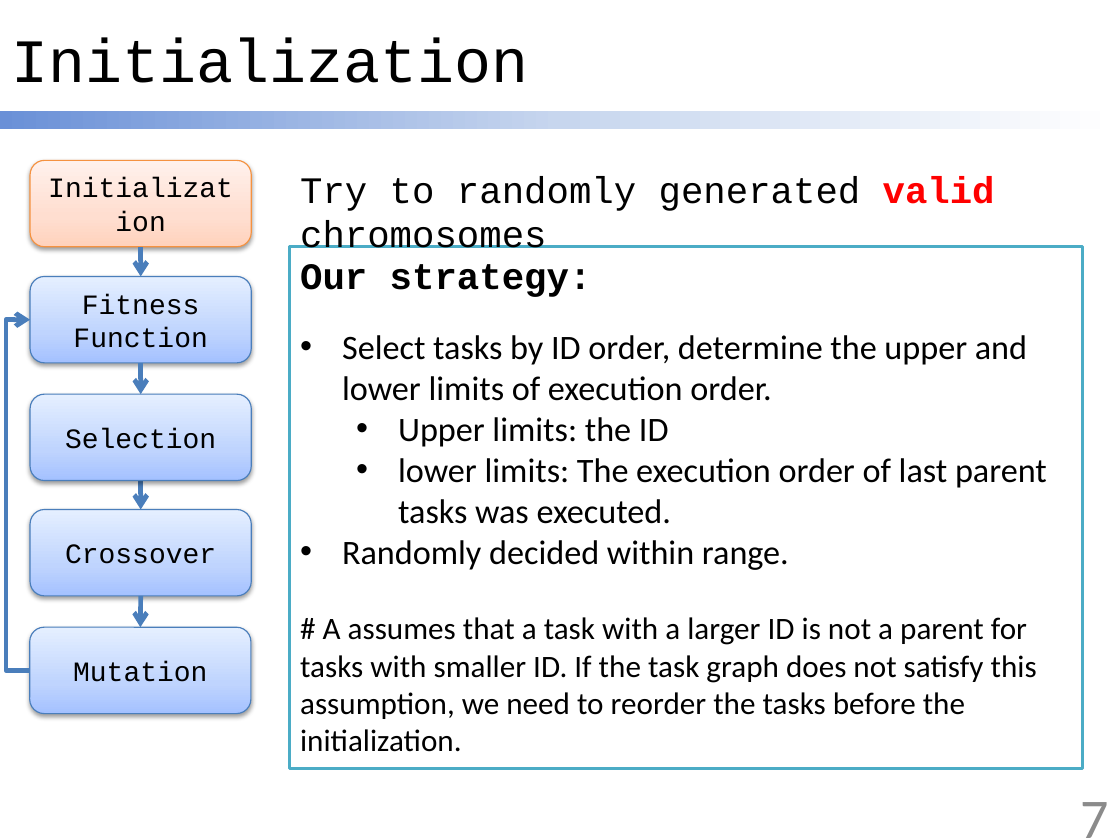
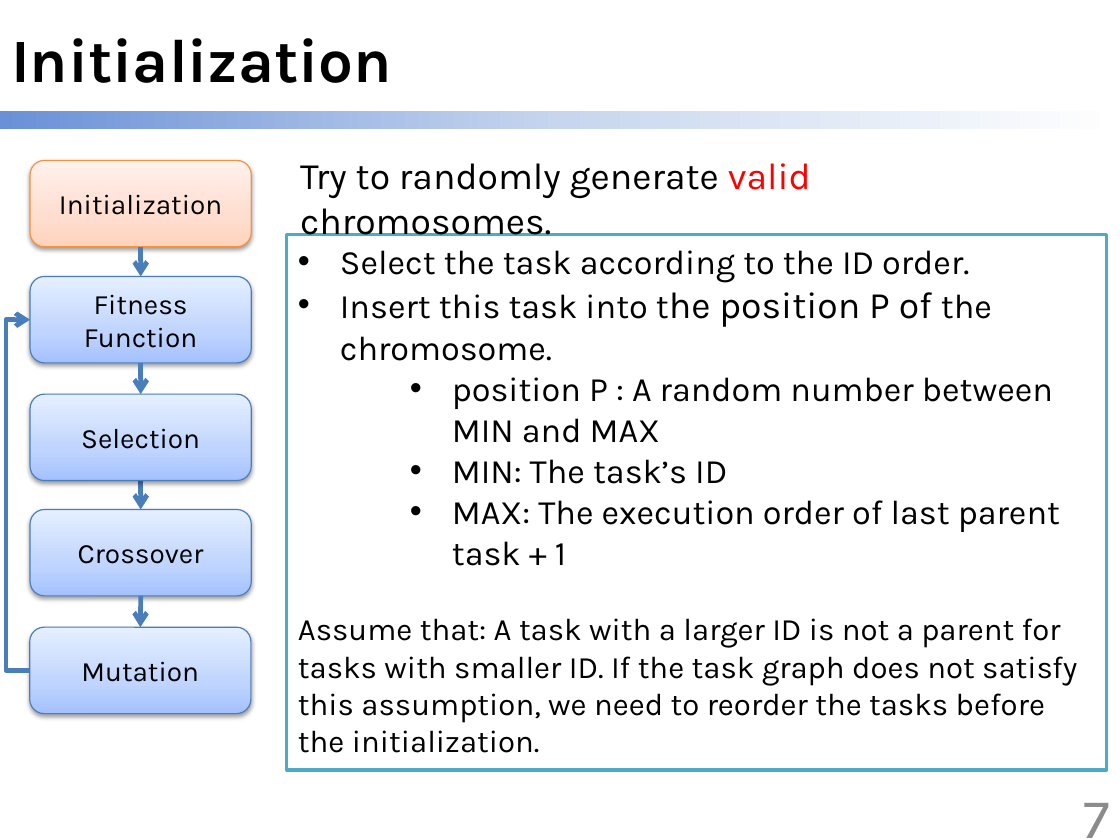
Before and after one commit to scomup/Genetic_Scheduler, a slide deck: slide 7 of ppt.pptx. Drawn at 1120x840 pixels with LibreOffice and Linux fonts; fonts in the diff are those of the drawing. Boxes give left, top, right and bottom in pixels: in the first picture for what was removed or moved away, otherwise in the second. Text is boxed around its words. In the diff, an @@ line names an element or a change of style, - is before the commit and + after.

```diff
--- a/ppt.pptx
+++ b/ppt.pptx
@@ title "Initialization" at box(11, 38, 392, 83): font Courier New to Karla, bold on @@
@@ text at box(300, 163, 811, 236): text changed; font Courier New to Karla @@
-Try to randomly generated valid chromosomes
+Try to randomly generate valid chromosomes.
@@ rectangle "Select the task according to ...": place and size @@
-rectangle "Select the task according to ..." at box(289, 246, 1082, 768)
+rectangle "Select the task according to ..." at box(287, 235, 1107, 771)
@@ text in rectangle at box(298, 250, 1077, 753): text changed; font Calibri to Karla @@
-Our strategy:
-• Select tasks by ID order, determine the upper and lower limits of execution order.
-  • Upper limits: the ID
-  • lower limits: The execution order of last parent tasks was executed.
-• Randomly decided within range.
-# A assumes that a task with a larger ID is not a parent for tasks with smaller ID. If the task graph does not satisfy this assumption, we need to reorder the tasks before the initialization.
+• Select the task according to the ID order.
+• Insert this task into the position P of the chromosome.
+    • position P : A random number between MIN and MAX
+    • MIN: The task’s ID
+    • MAX: The execution order of last parent task + 1
+Assume that: A task with a larger ID is not a parent for tasks with smaller ID. If the task graph does not satisfy this assumption, we need to reorder the tasks before the initialization.
@@ font Courier New to Karla in 5 elements at box(30, 160, 251, 246), box(30, 277, 251, 363), box(30, 627, 251, 713), box(30, 510, 251, 596), box(30, 394, 251, 480) @@
@@ page number at box(1083, 803, 1109, 838): font Calibri to Karla @@
```
Also in this commit, not shown: 16 other slides changed, 1 slide removed.
